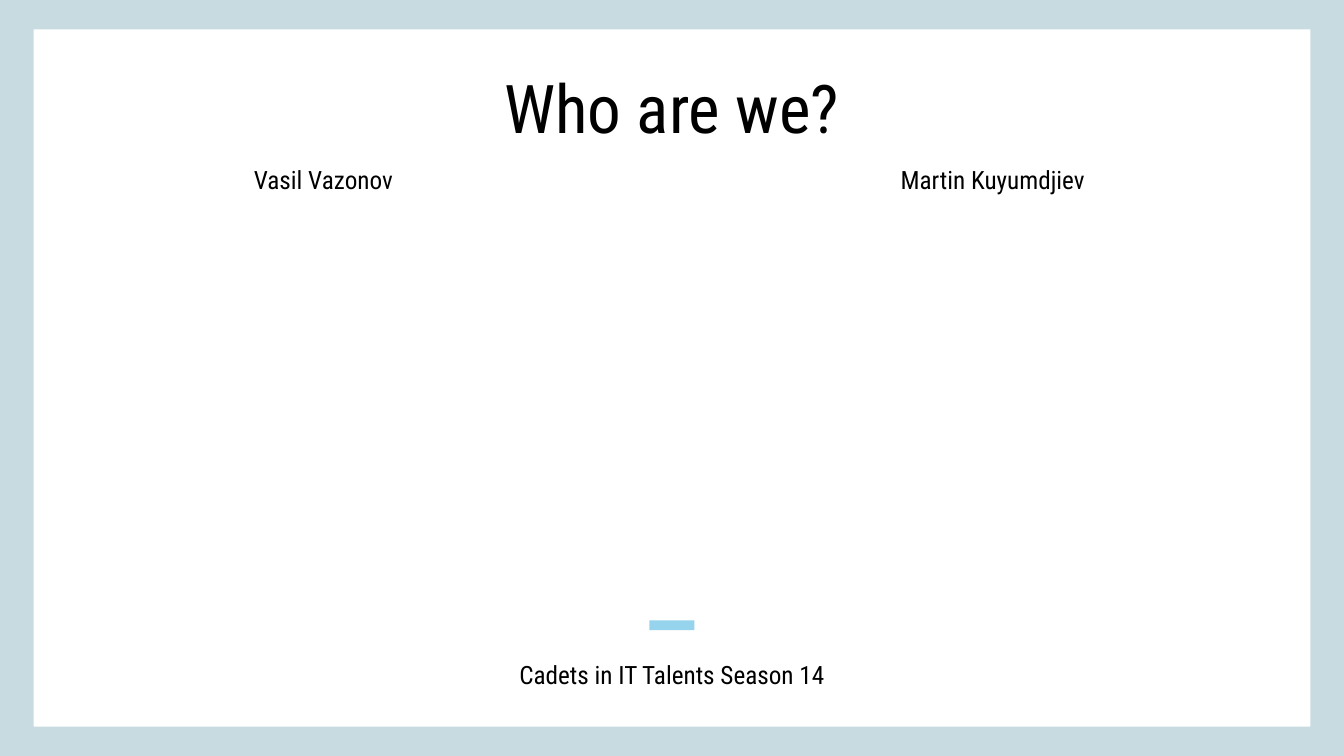
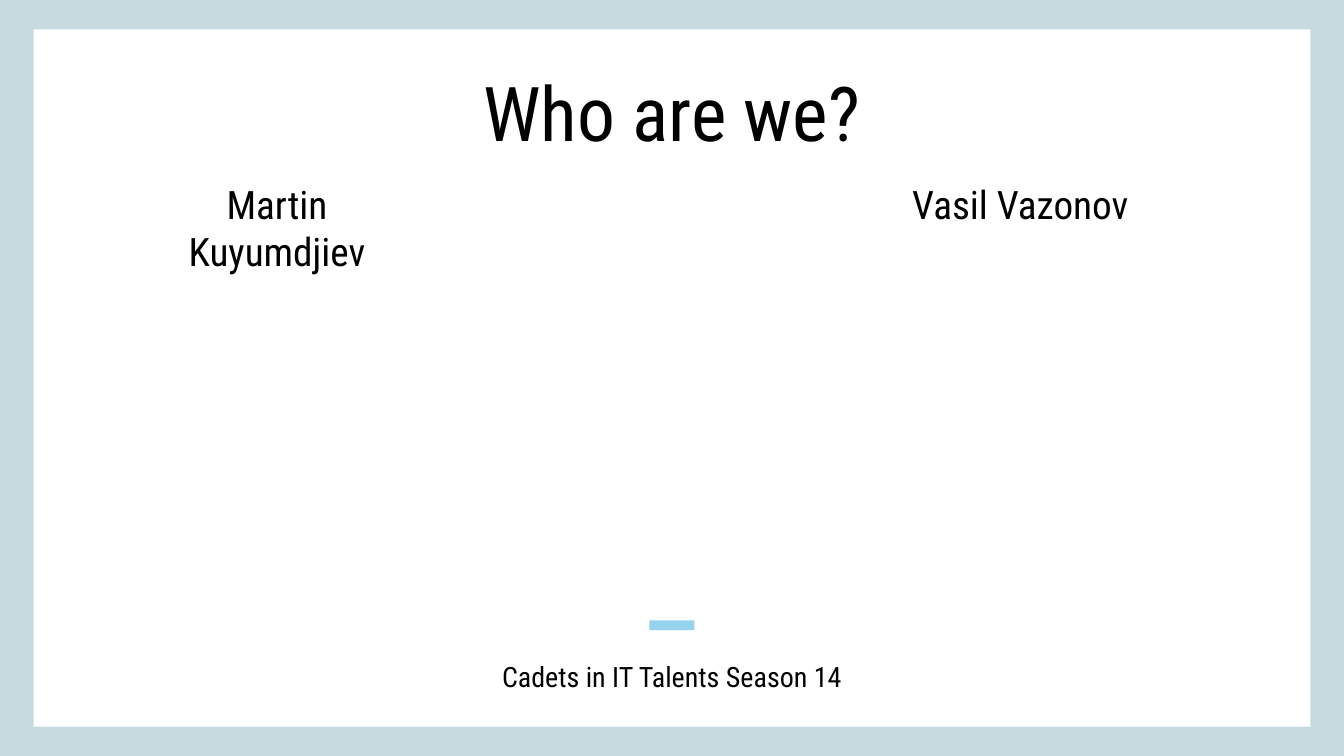
Before and after one commit to vasil211/finance_tracker, a slide deck: slide 1 of Design/presentation.pptx. Drawn at 1344x756 pixels with LibreOffice and Linux fonts; fonts in the diff are those of the drawing. Boxes give left, top, right and bottom in pixels: in the first picture for what was removed or moved away, otherwise in the second. Text is boxed around its words. In the diff, an @@ line names an element or a change of style, - is before the commit and + after.

```diff
--- a/Design/presentation.pptx
+++ b/Design/presentation.pptx
@@ text "Who are we?" at box(483, 84, 860, 142): size 48 to 54 pt @@
@@ text "Martin Kuyumdjiev" at box(189, 190, 366, 275): size 18 to 28 pt @@
@@ text "Martin Kuyumdjiev": place and size @@
-text "Martin Kuyumdjiev" at box(901, 170, 1085, 195)
+text "Martin Kuyumdjiev" at box(189, 190, 366, 275)
@@ text "Vasil Vazonov": place and size @@
-text "Vasil Vazonov" at box(254, 170, 393, 190)
+text "Vasil Vazonov" at box(912, 189, 1128, 220)
@@ text "Vasil Vazonov" at box(912, 189, 1128, 220): size 18 to 28 pt @@
@@ text "Cadets in IT Talents Season ..." at box(502, 666, 842, 688): size 18 to 20 pt @@
```
Also in this commit, not shown: 2 other slides changed, 4 slides added, 2 slides removed, 11 other files.
